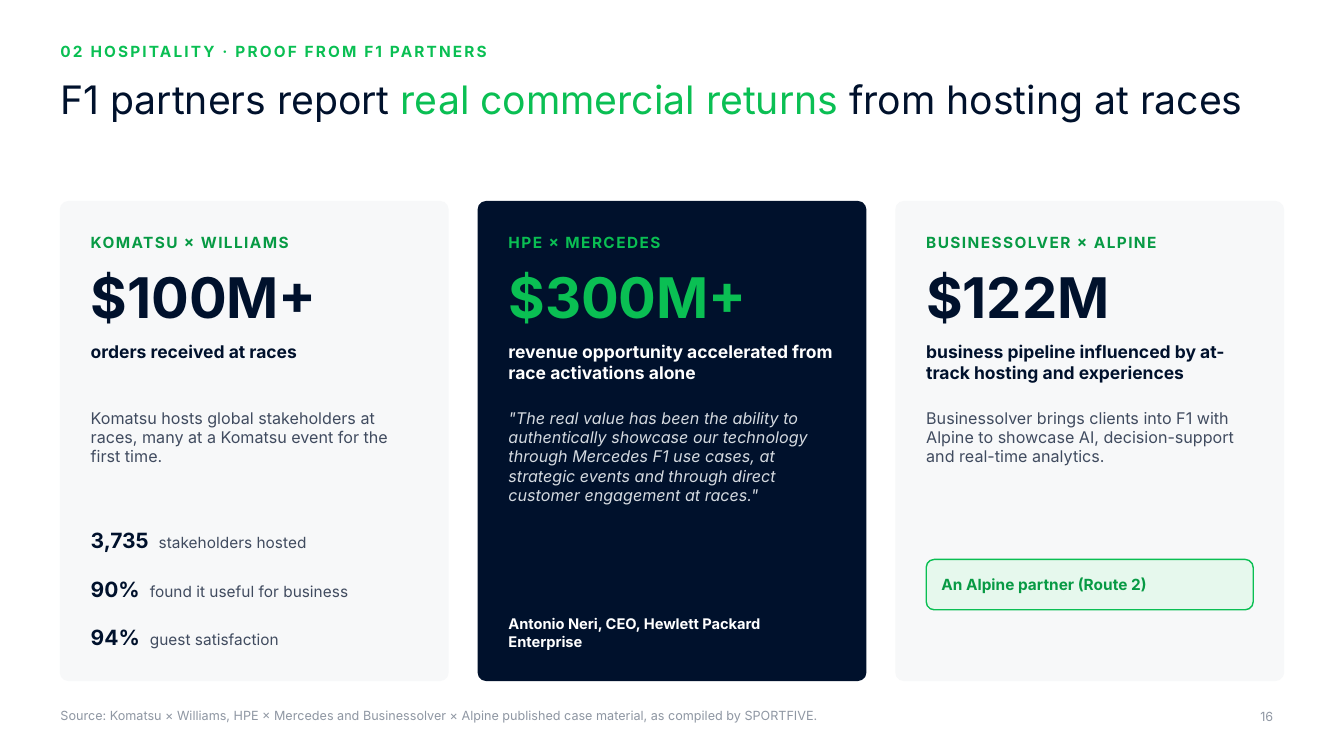
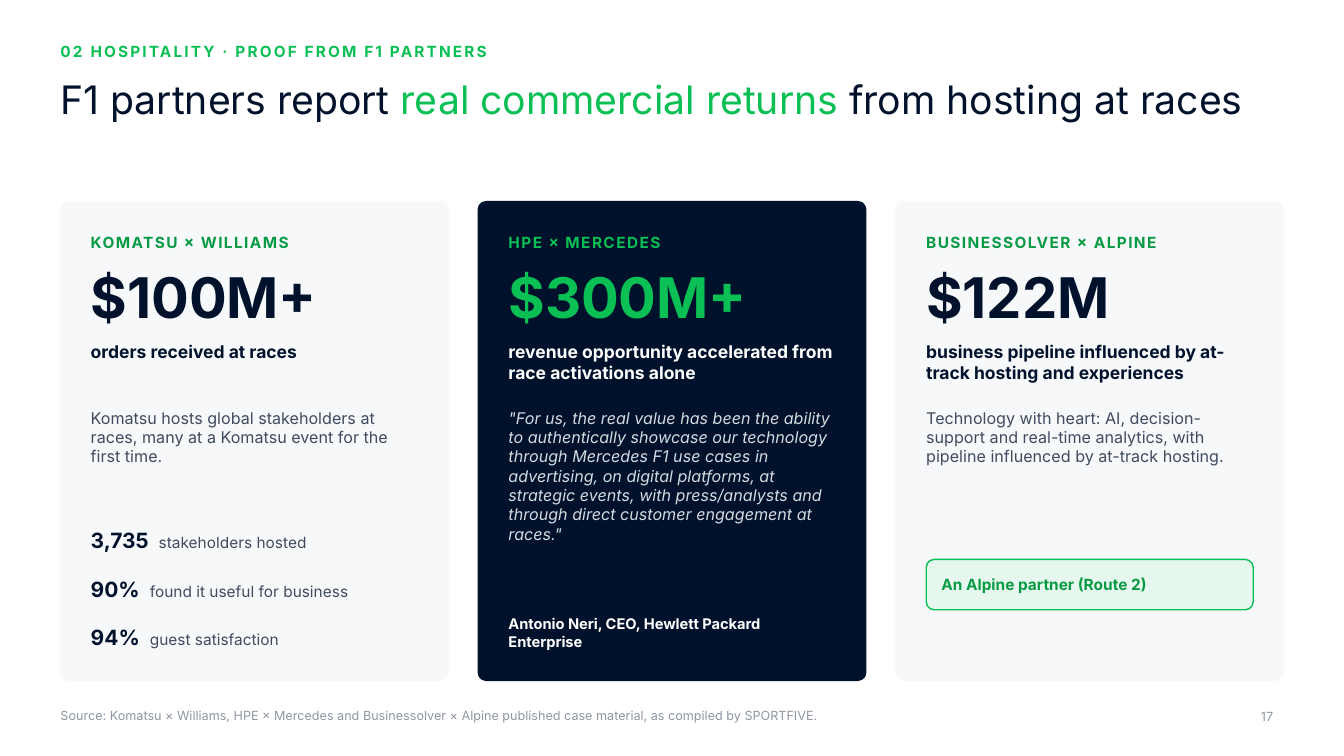
Before and after one commit to rahulgopalan42/rg42, a slide deck: slide 17 of adyen-f1-deck/Adyen x F1 - Chairman deck.pptx (slide 16 before the commit). Drawn at 1344x756 pixels with LibreOffice and Linux fonts; fonts in the diff are those of the drawing; background and template pictures are left out. Boxes give left, top, right and bottom in pixels: in the first picture for what was removed or moved away, otherwise in the second. Text is boxed around its words. In the diff, an @@ line names an element or a change of style, - is before the commit and + after.

```diff
--- a/adyen-f1-deck/Adyen x F1 - Chairman deck.pptx
+++ b/adyen-f1-deck/Adyen x F1 - Chairman deck.pptx
@@ text at bbox=[508, 412, 830, 540]: text changed @@
-"The real value has been the ability to authentically showcase our technology through Mercedes F1 use cases, at strategic events and through direct customer engagement at races."
+"For us, the real value has been the ability to authentically showcase our technology through Mercedes F1 use cases in advertising, on digital platforms, at strategic events, with press/analysts and through direct customer engagement at races."
@@ text at bbox=[926, 412, 1224, 466]: text changed @@
-Businessolver brings clients into F1 with Alpine to showcase AI, decision-support and real-time analytics.
+Technology with heart: AI, decision-support and real-time analytics, with pipeline influenced by at-track hosting.
@@ page number at bbox=[1261, 712, 1273, 721]: text changed @@
-16
+17
```
Also in this commit, not shown: 19 other slides changed, 1 slide added, 8 other files.
